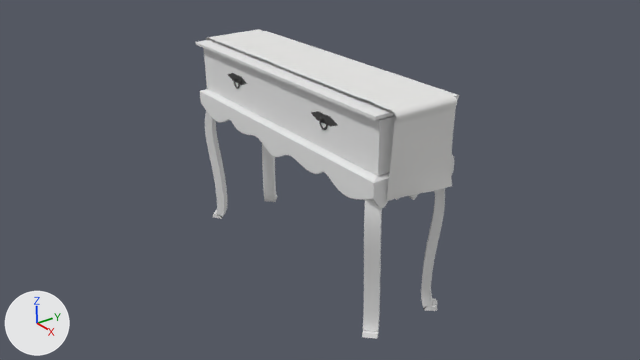
Renders of the Blender file Assets/models/house/floor02/back_hall/dresser02.blend from each side of a commit.
One viewpoint serves both versions: the file's camera 'Camera'. The lights are fixed; the arrows at lower left show +X, +Y and +Z. Both versions are drawn at frame 21 of the action 'dresser04_middle_drawer_open'; the numbers are the values there.

In view in the first picture: 'base', 'cloth', 'drawer_hardware.000', 'drawer_left', 'drawer_right', 'legs', 'molding_bottom_front', 'trim_top.000', 'trim_top.001'.
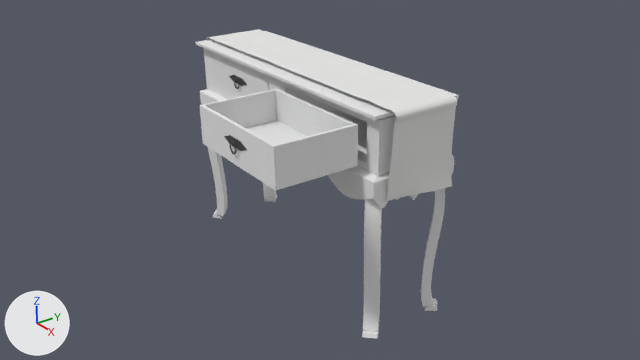
What differs and where, as boxes [x1, y1, x2, y2] in the pictures (640 x 360 px):
'drawer_right', mesh moved: before [285, 87, 367, 163]; after [200, 89, 358, 191]
'drawer_hardware.000', reshaped, moved, rescaled (14% narrower): before [311, 111, 338, 127]; after [224, 135, 247, 151]
part 1 of me_plane_003, added: after [224, 135, 247, 151]
part 2 of me_plane_003, deleted: before [311, 111, 338, 127]
'molding_bottom_front', unchanged, covered by the edit: [200, 94, 377, 200] in both
'trim_top.001', unchanged, covered by the edit: [200, 89, 454, 186] in both

Patch to the scene script:
```diff
--- a/Assets/models/house/floor02/back_hall/dresser02.blend.py
+++ b/Assets/models/house/floor02/back_hall/dresser02.blend.py
@@ me_plane_003 @@
 # used by ob_drawer_hardware_000; location = (-0.059, -0.368, 1.794); scale = (0.0967, 0.249, 0.382)
-me_plane_003.from_pydata(...)  # 138 vertices, 136 faces; spans x 5.67..9.49, y 0.02..0.05, z -0.44..-0.2
+me_plane_003.from_pydata(...)  # 546 vertices, 544 faces; spans x 7.1..10.77, y -1.75..-1.71, z -0.02..0.2
+# me_plane_003 part 1: 546 vertices added at x 7.1..10.77, y -1.75..-1.71, z -0.02..0.2
+# me_plane_003 part 2: 138 vertices removed from x 5.67..9.49, y 0.02..0.05, z -0.44..-0.2
 me_plane_003.materials.append(mat_bedroom_sw_dresser01_metal)
@@ me_cube_011 @@
 me_cube_011.from_pydata(...)  # 36 vertices, 34 faces; spans x 0.133..1.194, y -0.362..0.327, z -0.156..0.156
 # used by ob_drawer_right; location = (0.0, 0.0, 1.636)
+# me_cube_011 part 3: the whole mesh is moved by (0.0, -0.77, 0.0)
 me_cube_011.materials.append(mat_bedroom_sw_dresser01_wood)
@@ ob_drawer_hardware_000 @@
 ob_drawer_hardware_000 = bpy.data.objects.new('drawer_hardware.000', me_plane_003)
-ob_drawer_hardware_000.location = (-0.059, -0.368, 1.794)
-ob_drawer_hardware_000.scale = (0.0967, 0.249, 0.382)
+ob_drawer_hardware_000.location = (-0.102, -0.748, 1.625)
+ob_drawer_hardware_000.scale = (0.087, 0.224, 0.344)
 _m = ob_drawer_hardware_000.modifiers.new('Subsurf', 'SUBSURF')
```
